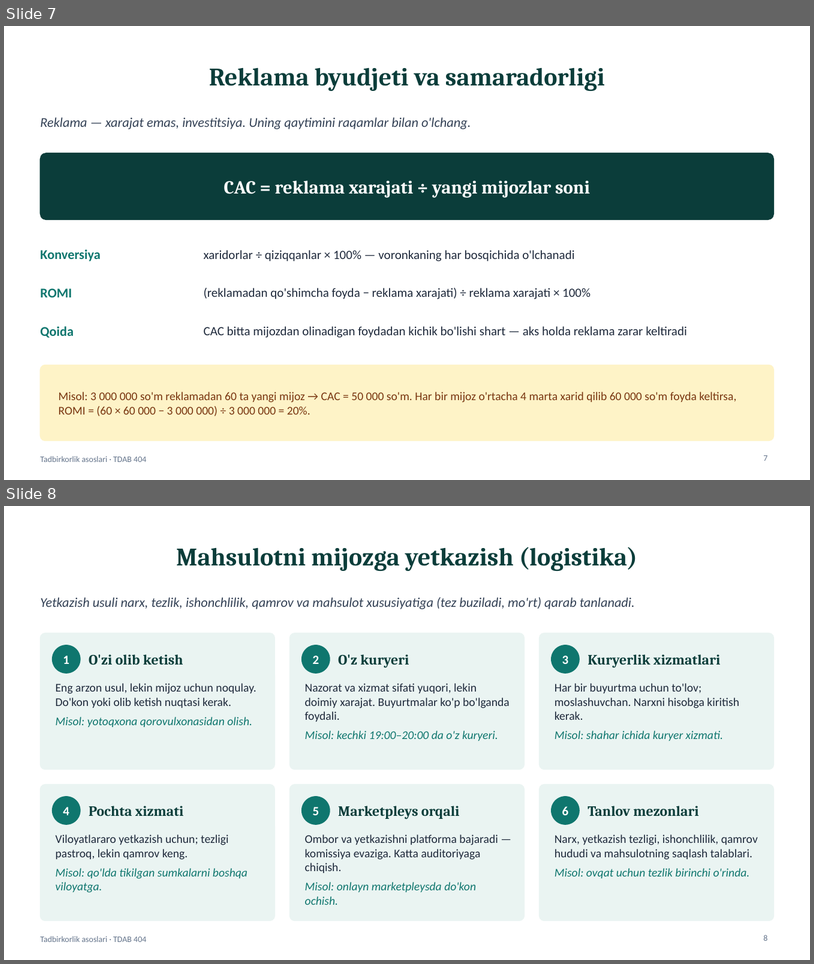
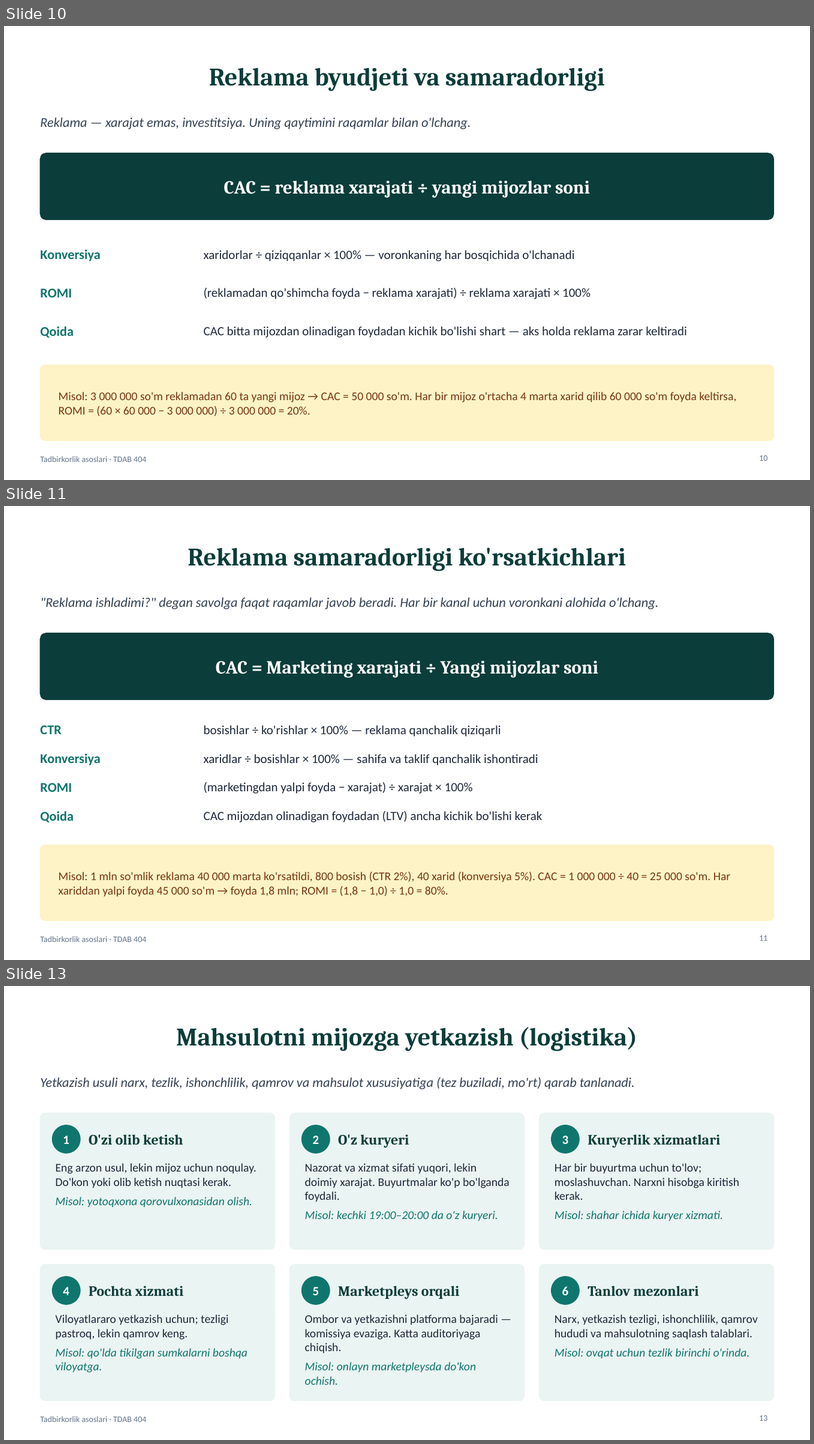
Before and after one commit to Ulugbek3989/tad, a slide deck: public/resources/taqdimotlar/M08-taqdimot.pptx. Shown one above the other, each under a label of ours: slides 7 and 8 before the commit, slides 10, 11 and 13 after it; the slides between them are not shown. The pictures are 814x964 and 814x1444 pixels, drawn with LibreOffice and Linux fonts; fonts in the diff are those of the drawing. Boxes give left, top, right and bottom in pixels: in the first picture for what was removed or moved away, otherwise in the second. Text is boxed around its words. In the diff, an @@ line names an element or a change of style, - is before the commit and + after.

```diff
--- a/public/resources/taqdimotlar/M08-taqdimot.pptx
+++ b/public/resources/taqdimotlar/M08-taqdimot.pptx
@@ slide 11 added at <box>4,506,810,960</box>, background #FFFFFF; not listed: 1 template element that a slide beside it also shows @@
@@ title added at <box>188,547,627,571</box>, 30 pt, text #0B3D3A, bold @@
+Reklama samaradorligi ko'rsatkichlari
@@ text added at <box>40,597,659,609</box>, 16 pt, text #334155, italic @@
+"Reklama ishladimi?" degan savolga faqat raqamlar javob beradi. Har bir kanal uchun voronkani alohida o'lchang.
@@ rounded rectangle added at <box>40,633,774,700</box>, fill #0B3D3A, outline #0B3D3A 1 pt @@
@@ text added at <box>216,660,599,678</box>, 22 pt, text #FFFFFF, bold @@
+CAC = Marketing xarajati ÷ Yangi mijozlar soni
@@ text added at <box>40,725,61,734</box>, 16 pt, text #0F766E, bold @@
+CTR
@@ text added at <box>204,725,501,736</box>, 15 pt, text #1E293B @@
+bosishlar ÷ ko'rishlar × 100% — reklama qanchalik qiziqarli
@@ text added at <box>40,753,100,765</box>, 16 pt, text #0F766E, bold @@
+Konversiya
@@ text added at <box>204,754,538,765</box>, 15 pt, text #1E293B @@
+xaridlar ÷ bosishlar × 100% — sahifa va taklif qanchalik ishontiradi
@@ text added at <box>40,783,72,792</box>, 16 pt, text #0F766E, bold @@
+ROMI
@@ text added at <box>204,782,473,793</box>, 15 pt, text #1E293B @@
+(marketingdan yalpi foyda − xarajat) ÷ xarajat × 100%
@@ text added at <box>40,811,74,822</box>, 16 pt, text #0F766E, bold @@
+Qoida
@@ text added at <box>204,811,543,822</box>, 15 pt, text #1E293B @@
+CAC mijozdan olinadigan foydadan (LTV) ancha kichik bo'lishi kerak
@@ rounded rectangle added at <box>40,845,774,921</box>, fill #FEF3C7, outline #FEF3C7 1 pt @@
@@ text added at <box>59,871,731,896</box>, 14 pt, text #78350F @@
+Misol: 1 mln so'mlik reklama 40 000 marta ko'rsatildi, 800 bosish (CTR 2%), 40 xarid (konversiya 5%). CAC = 1 000 000 ÷ 40 = 25 000 so'm. Har xariddan yalpi foyda 45 000 so'm → foyda 1,8 mln; ROMI = (1,8 − 1,0) ÷ 1,0 = 80%.
@@ page number added at <box>759,935,768,940</box>, 10 pt, text #64748B @@
+11
@@ what was slide 7 is now slide 10 @@
@@ page number at <box>759,455,768,460</box>: text changed @@
-7
+10
@@ what was slide 8 is now slide 13 @@
@@ page number at <box>759,1415,768,1420</box>: text changed @@
-8
+13
```
Also in this commit, not shown: 1 slide changed, 8 other slides added, 41 other files.
